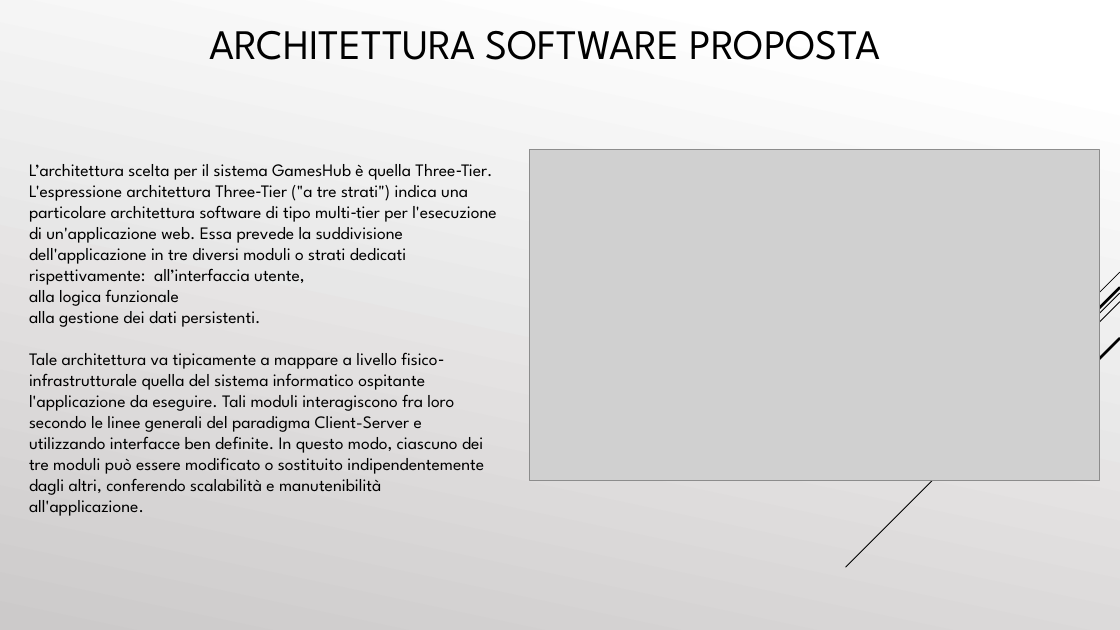
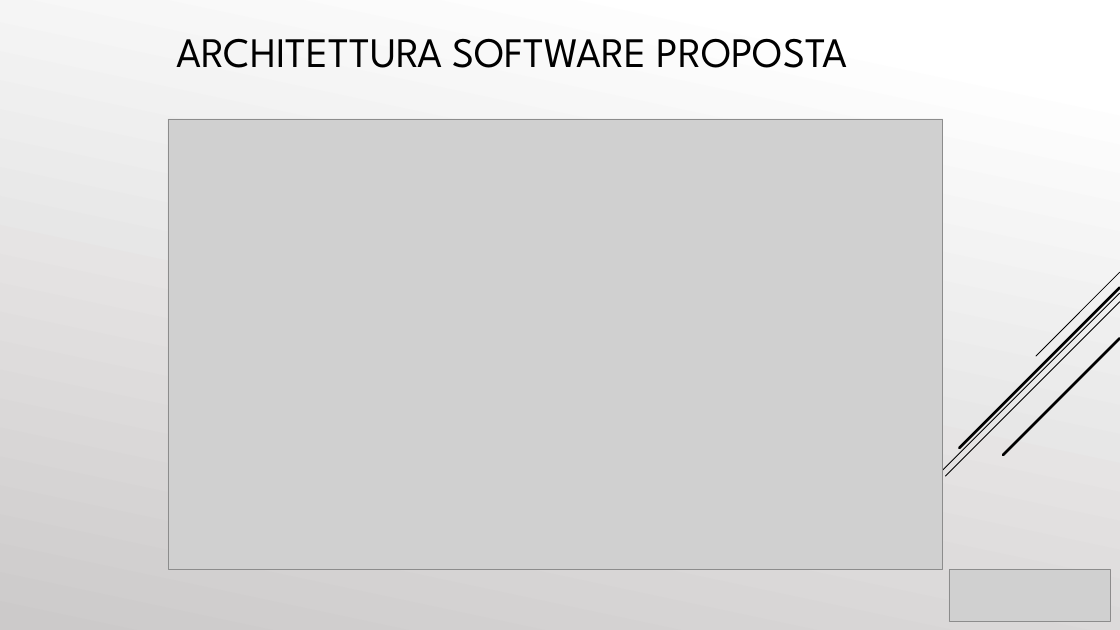
Before and after one commit to cosimob28/GamesHub, a slide deck: slide 27 of Work in progress/Presentazione/GamesHub.pptx. Drawn at 1120x630 pixels with LibreOffice and Linux fonts; fonts in the diff are those of the drawing; grey boxes stand for pictures. Boxes give left, top, right and bottom in pixels: in the first picture for what was removed or moved away, otherwise in the second. Text is boxed around its words. In the diff, an @@ line names an element or a change of style, - is before the commit and + after.

```diff
--- a/Work in progress/Presentazione/GamesHub.pptx
+++ b/Work in progress/Presentazione/GamesHub.pptx
@@ title "ARCHITETTURA SOFTWARE PROPOSTA": place and size @@
-title "ARCHITETTURA SOFTWARE PROPOSTA" at bbox=[209, 30, 881, 60]
+title "ARCHITETTURA SOFTWARE PROPOSTA" at bbox=[176, 38, 848, 68]
@@ picture: place and size @@
-picture at bbox=[529, 150, 1099, 481]
+picture at bbox=[168, 119, 943, 570]
@@ text removed at bbox=[29, 164, 496, 516] @@
-L’architettura scelta per il sistema GamesHub è quella Three‐Tier. L'espressione architettura Three‐Tier ("a tre strati") indica una particolare architettura software di tipo multi‐tier per l'esecuzione di un'applicazione web. Essa prevede la suddivisione dell'applicazione in tre diversi moduli o strati dedicati rispettivamente: all’interfaccia utente,
-alla logica funzionale
-alla gestione dei dati persistenti.
-Tale architettura va tipicamente a mappare a livello fisico‐infrastrutturale quella del sistema informatico ospitante l'applicazione da eseguire. Tali moduli interagiscono fra loro secondo le linee generali del paradigma Client-Server e utilizzando interfacce ben definite. In questo modo, ciascuno dei tre moduli può essere modificato o sostituito indipendentemente dagli altri, conferendo scalabilità e manutenibilità all'applicazione.
@@ picture added at bbox=[949, 570, 1111, 622] @@
```
Also in this commit, not shown: 53 other slides changed, 2 slides added, 2 slides removed.
